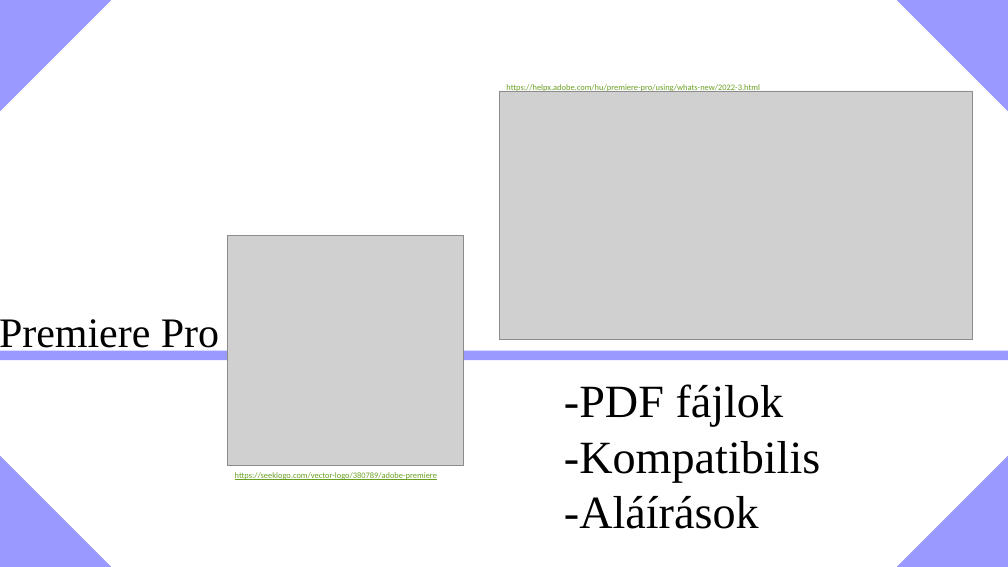
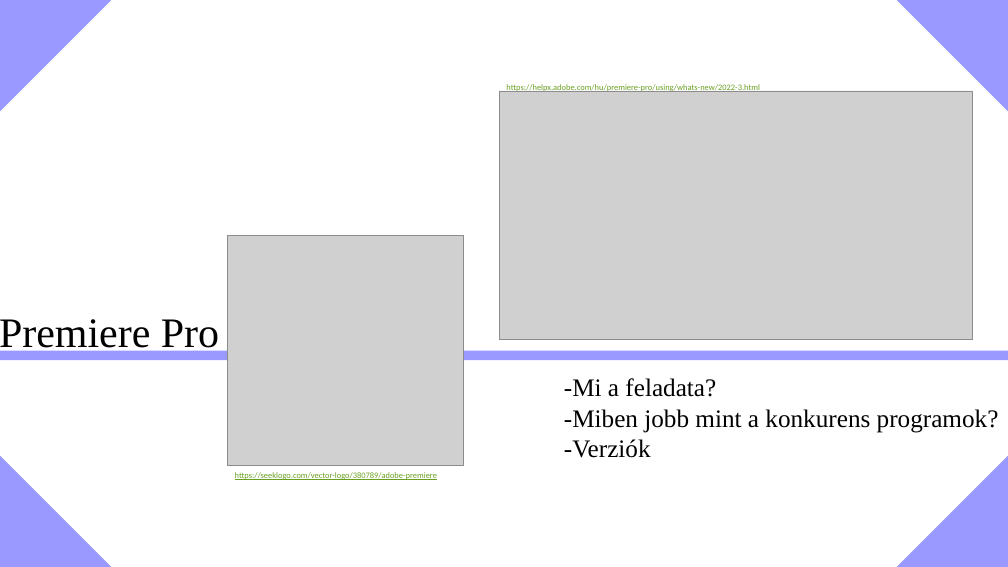
Before and after one commit to tarrgabor/paprika, a slide deck: slide 3 of beadandóTG.pptx. Drawn at 1008x567 pixels with LibreOffice and Linux fonts; fonts in the diff are those of the drawing; grey boxes stand for pictures. Boxes give left, top, right and bottom in pixels: in the first picture for what was removed or moved away, otherwise in the second. Text is boxed around its words. In the diff, an @@ line names an element or a change of style, - is before the commit and + after.

```diff
--- a/beadandóTG.pptx
+++ b/beadandóTG.pptx
@@ text at (x1=564, y1=378, x2=999, y2=458): text changed; size 44 to 24 pt @@
--PDF fájlok
--Kompatibilis
--Aláírások
+-Mi a feladata?
+-Miben jobb mint a konkurens programok?
+-Verziók
```
Also in this commit, not shown: 7 other slides changed.
